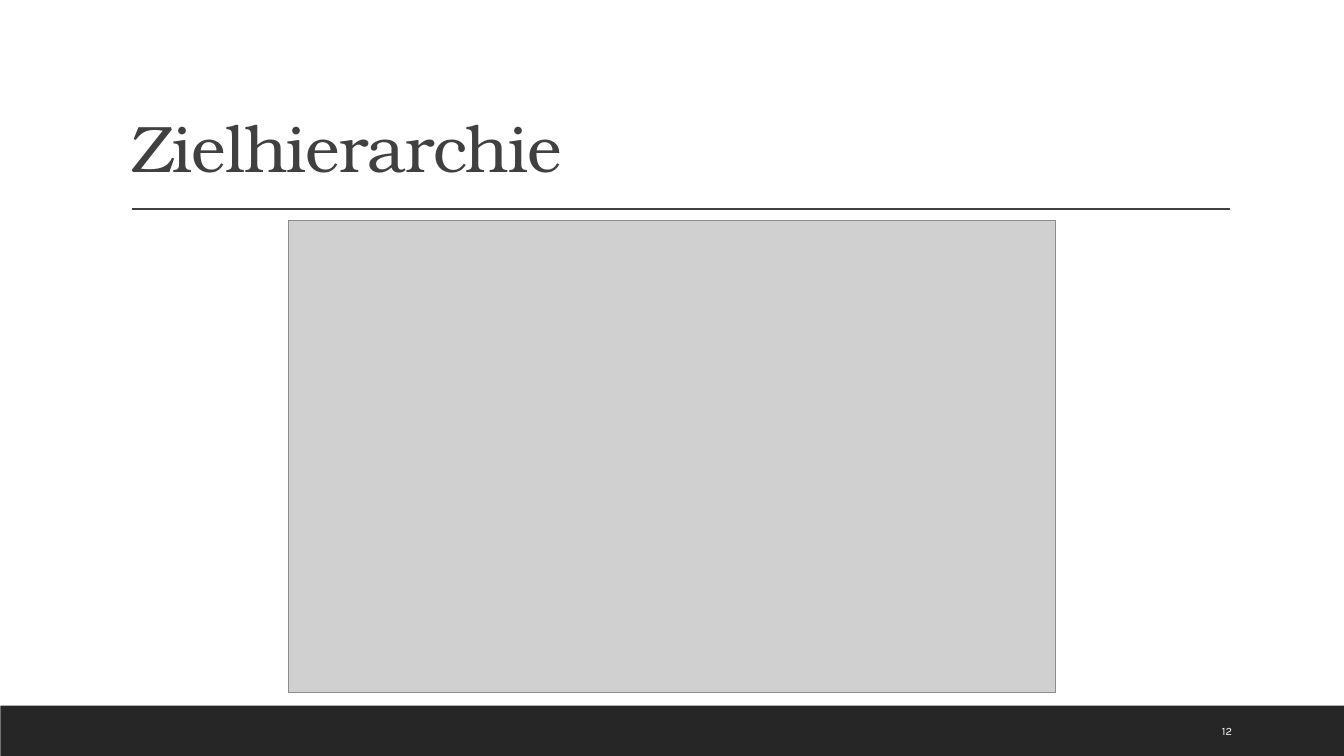
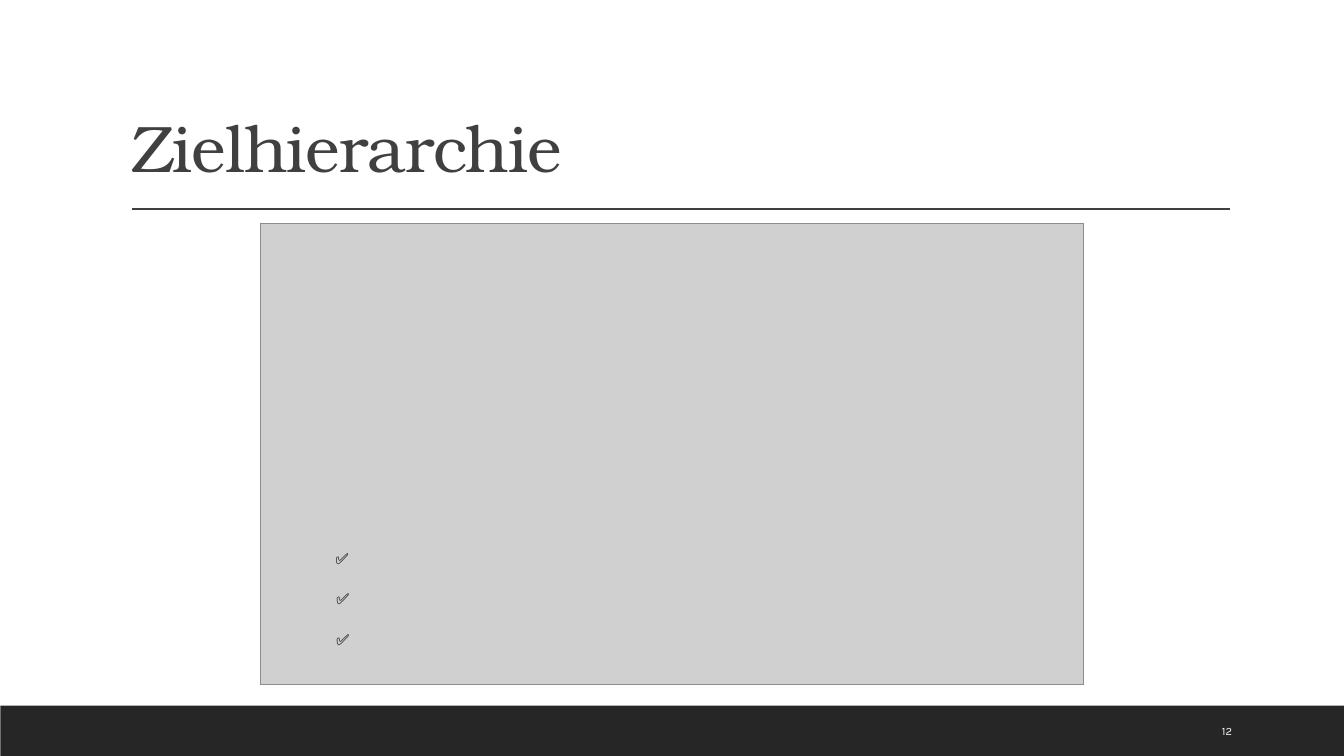
Before and after one commit to Kplacken/EPWS2020SerttasPlackenhohn, a slide deck: slide 12 of Audits/Audit 4/WS2020_SerttasPlackenhohn_Audit4.pptx. Drawn at 1344x756 pixels with LibreOffice and Linux fonts; fonts in the diff are those of the drawing; grey boxes stand for pictures. Boxes give left, top, right and bottom in pixels: in the first picture for what was removed or moved away, otherwise in the second. Text is boxed around its words. In the diff, an @@ line names an element or a change of style, - is before the commit and + after.

```diff
--- a/Audits/Audit 4/WS2020_SerttasPlackenhohn_Audit4.pptx
+++ b/Audits/Audit 4/WS2020_SerttasPlackenhohn_Audit4.pptx
@@ picture: place and size @@
-picture at [288, 221, 1055, 693]
+picture at [260, 224, 1084, 685]
@@ text added at [326, 544, 974, 574], 11 pt, text #333333 @@
+✅
@@ text added at [327, 585, 975, 614], 11 pt, text #333333 @@
+✅
@@ text added at [327, 625, 975, 654], 11 pt, text #333333 @@
+✅
```
Also in this commit, not shown: 4 other slides changed.
